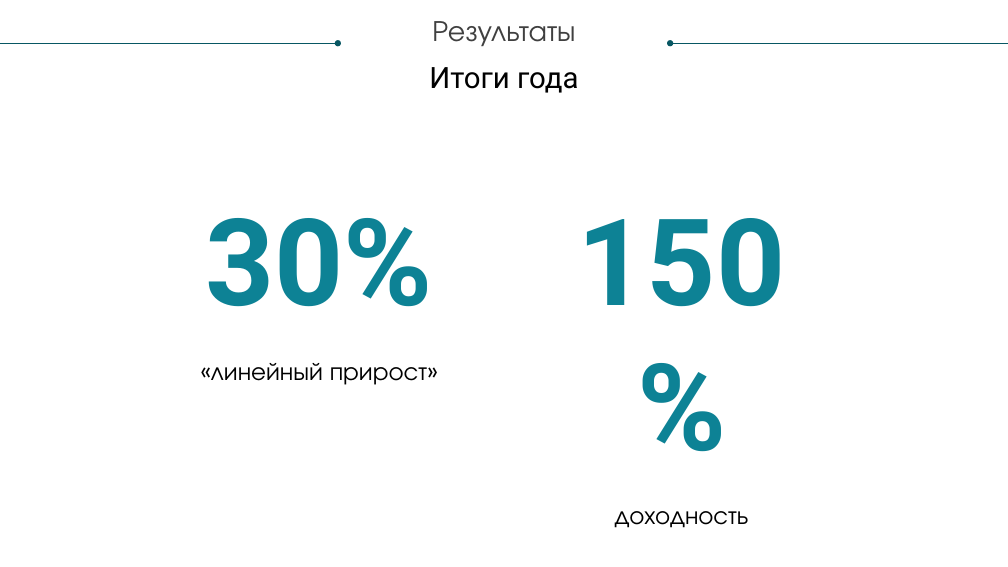
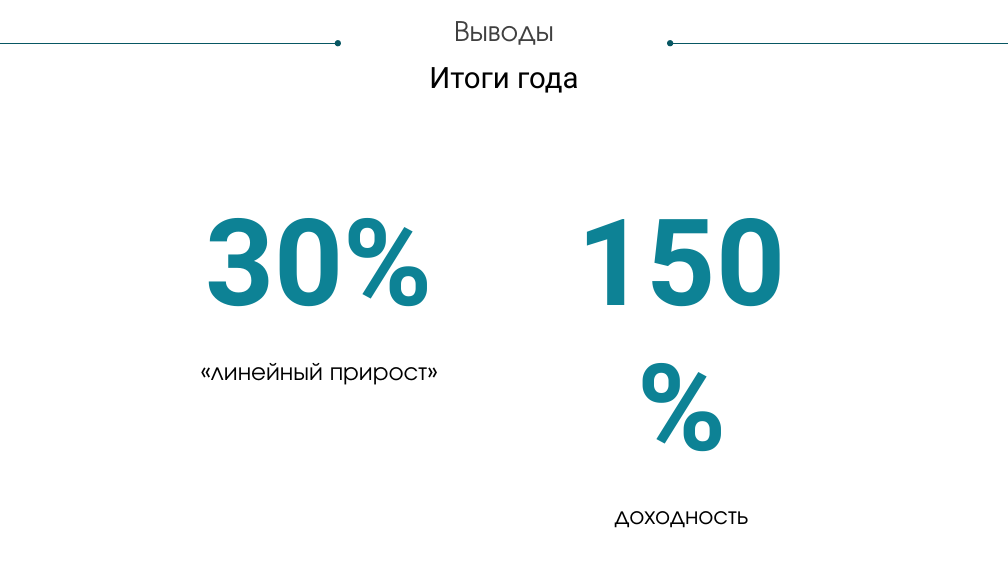
Before and after one commit to andtun/TradingBot-CourseWork, a slide deck: slide 15 of presentation.pptx (slide 20 before the commit). Drawn at 1008x567 pixels with LibreOffice and Linux fonts; fonts in the diff are those of the drawing. Boxes give left, top, right and bottom in pixels: in the first picture for what was removed or moved away, otherwise in the second. Text is boxed around its words. In the diff, an @@ line names an element or a change of style, - is before the commit and + after.

```diff
--- a/presentation.pptx
+++ b/presentation.pptx
@@ text at <box>454,21,554,45</box>: text changed @@
-Результаты
+Выводы
```
Also in this commit, not shown: 6 slides removed, 1 other file.
